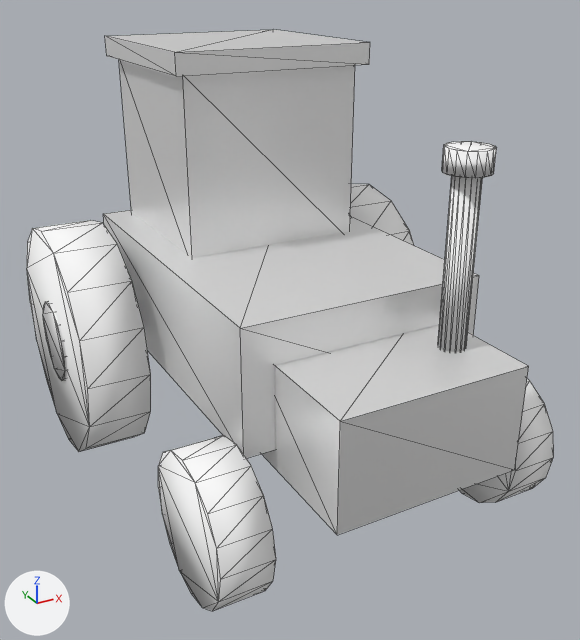
An edit to the glTF model play/team-bondage/assets/hand-drawn/props/tractor.glb, drawn before and after from the same camera.
Both versions are drawn from a 50 mm lens placed at (-1.8, -3.49, 2.48), pointed at (0.0, -0.21, 0.84). Lighting does not change. The marker at lower left points along +X, +Y and +Z. The picture after the commit comes second. Mesh edges are drawn as thin lines. Where no turn or scale is listed for an object, it has been applied to the vertices. Vertices at exactly the same position are counted once.

The first picture shows 'tractor'.
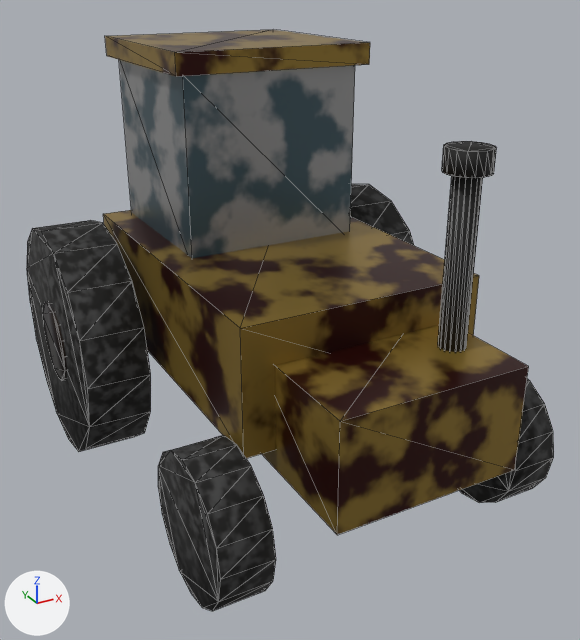
Where the newer file only moved an object's origin or applied its transform, the numbers keep the older frame.

Boxes [x1, y1, x2, y2] around the edits, measured in the pictures (580 x 640 px):
```json
{"object": "tractor", "change": "surface changed, shading changed", "before": [27, 30, 554, 611], "after": [27, 30, 554, 611], "on screen": "darker"}
{"part": 2, "of": "me_cube", "change": "surface changed", "before": [27, 30, 554, 611], "after": [27, 30, 554, 611], "on screen": "darker"}
```

Edits to the scene script, one JSON object a line:
```json
{"op": "add", "block": "img_bake_basecolor", "code": ["img_bake_basecolor = load_image('bake_basecolor', '_unpacked/bake_basecolor', 768, 768, 'sRGB')"]}
{"op": "remove", "block": "mat_body", "code": "mat_body.base_color = (1.0, 1.0, 1.0)  # white #ffffff"}
{"op": "add", "block": "mat_body", "code": "mat_body.texture = img_bake_basecolor"}
{"op": "remove", "block": "mat_exhaust", "code": "mat_exhaust.base_color = (1.0, 1.0, 1.0)  # white #ffffff"}
{"op": "add", "block": "mat_exhaust", "code": "mat_exhaust.texture = img_bake_basecolor"}
{"op": "remove", "block": "mat_cab", "code": "mat_cab.base_color = (1.0, 1.0, 1.0)  # white #ffffff"}
{"op": "add", "block": "mat_cab", "code": "mat_cab.texture = img_bake_basecolor"}
{"op": "remove", "block": "mat_tyre", "code": "mat_tyre.base_color = (1.0, 1.0, 1.0)  # white #ffffff"}
{"op": "add", "block": "mat_tyre", "code": "mat_tyre.texture = img_bake_basecolor"}
{"op": "remove", "block": "mat_chrome", "code": "mat_chrome.base_color = (1.0, 1.0, 1.0)  # white #ffffff"}
{"op": "add", "block": "mat_chrome", "code": "mat_chrome.texture = img_bake_basecolor"}
{"block": "me_cube", "where": "me_cube.from_pydata(...)  # 288 vertices, 528 faces; spans x -1.02..1.02, y -1.4..1.22, z -0.9..1.25"}
{"block": "me_cube", "where": "# used by ob_tractor; location = (0.0, 0.0, 0.9)"}
{"block": "me_cube", "change": "me_cube part 1: its shading normals changed"}
{"block": "me_cube", "change": "me_cube part 2: texture (UV) coordinates of 528 of 528 faces, centred in x -1.02..1.02, y -1.4..1.2, z -0.89..1.25, changed; they spanned u 0.0..1.0, v 0.0..1.0 and now span u 0.01..0.99, v 0.01..0.99"}
```
